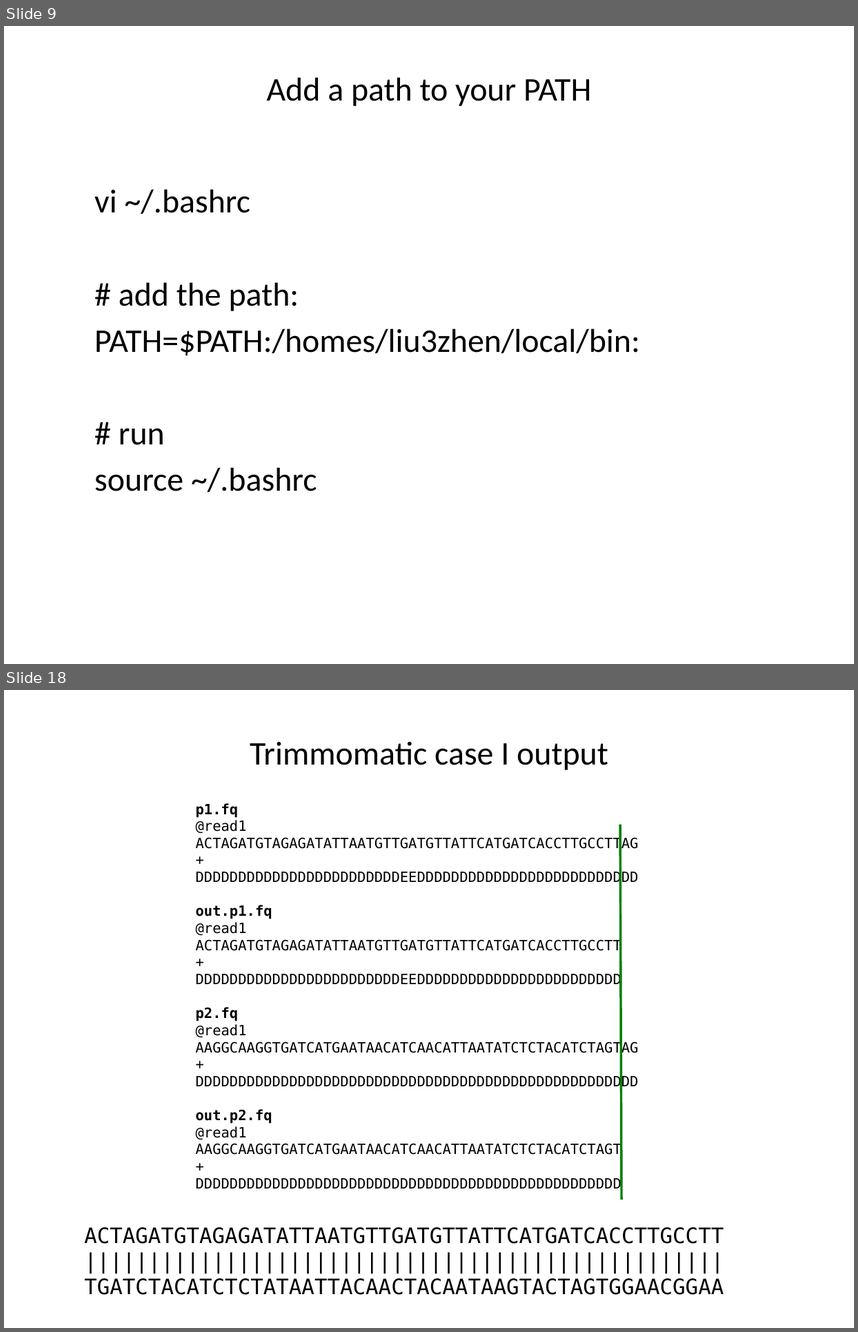
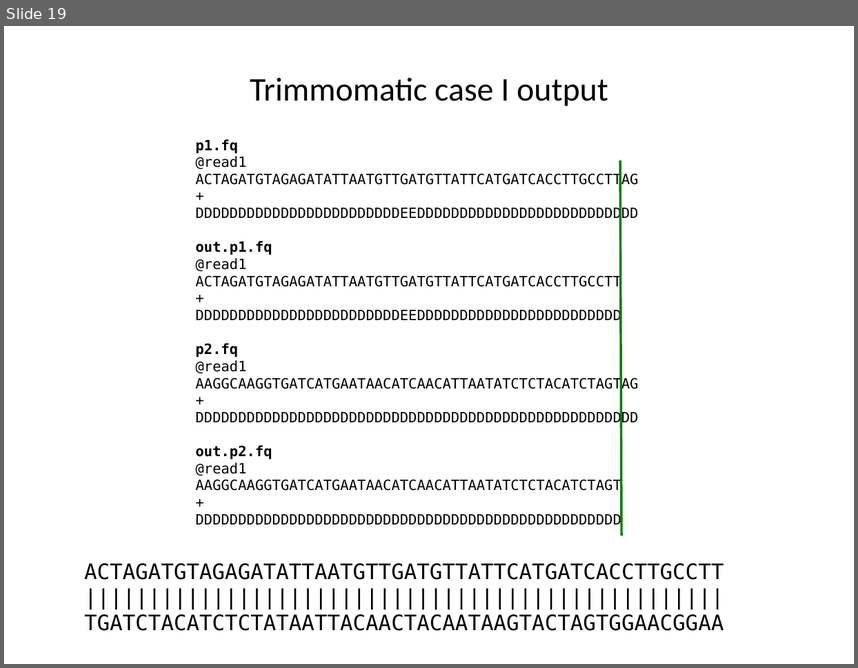
Before and after one commit to liu3zhenlab/teaching, a slide deck: PLPTH813Bioinformatis/2023/labs/lab04_NGS.pptx. Shown one above the other, each under a label of ours: slides 9 and 18 before the commit, slide 19 after it; the slides between them are not shown. The pictures are 858x1332 and 858x668 pixels, drawn with LibreOffice and Linux fonts; fonts in the diff are those of the drawing. Boxes give left, top, right and bottom in pixels: in the first picture for what was removed or moved away, otherwise in the second. Text is boxed around its words. In the diff, an @@ line names an element or a change of style, - is before the commit and + after.

```diff
--- a/PLPTH813Bioinformatis/2023/labs/lab04_NGS.pptx
+++ b/PLPTH813Bioinformatis/2023/labs/lab04_NGS.pptx
@@ slide 9 removed at [4,26,854,664], background #FFFFFF @@
@@ title removed at [267,77,591,106] @@
-Add a path to your PATH
@@ text removed at [94,189,640,492] @@
-vi ~/.bashrc
-# add the path:
-PATH=$PATH:/homes/liu3zhen/local/bin:
-# run
-source ~/.bashrc
@@ what was slide 18 is now slide 19 @@
```
Also in this commit, not shown: 15 slides changed, 3 slides added, 1 other slide removed, 4 other files.
